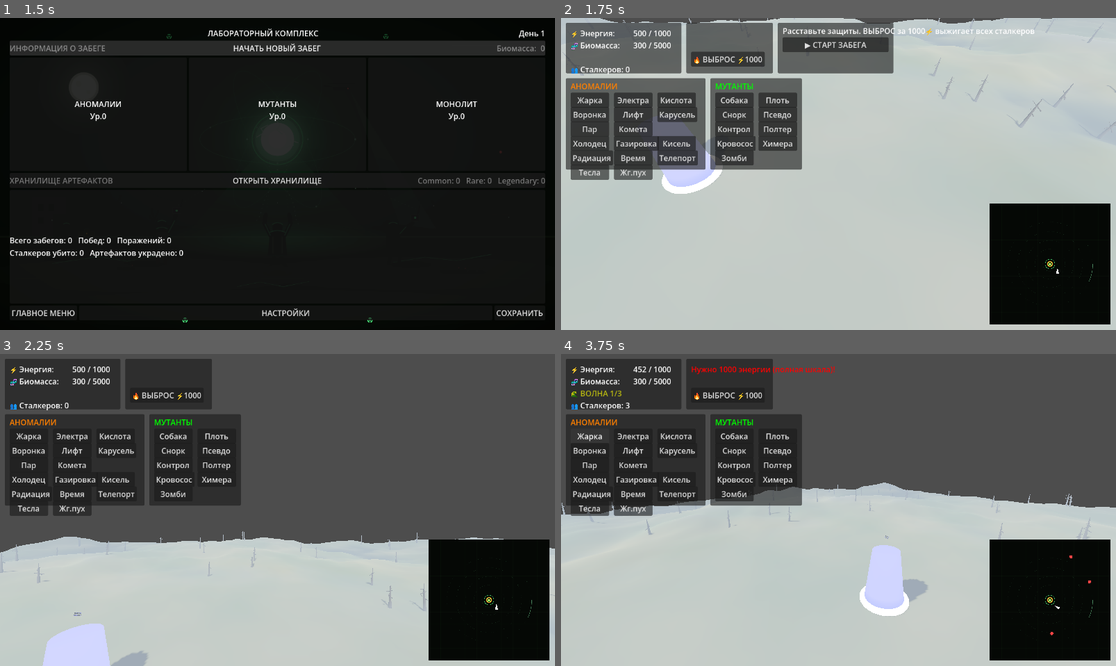
Above: before the commit, frames 1-4 (two rows, left to right).
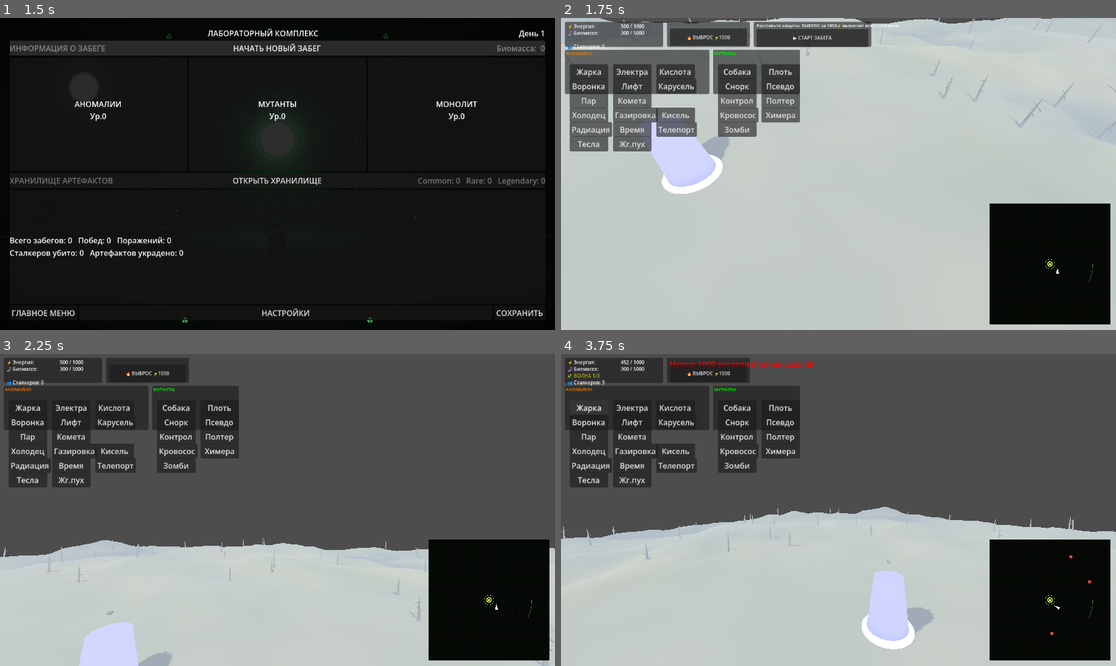
Above: after the commit, the same moments.

Repository: MisStiCc/StalkerRevert
Game: Godot game, scene res://scenes/ui/main_menu.tscn
Same seed, same stepped clock (60 frames per second), same inputs: the game is played once before the commit and once after it.
Inputs:
- Up to frame 1 (1.5 s): click "НОВАЯ ИГРА" at 0.5 s; click "НАЧАТЬ НОВЫЙ ЗАБЕГ" at 1.25 s
- Up to frame 2 (1.75 s): no input
- Up to frame 3 (2.25 s): click "▶ СТАРТ ЗАБЕГА" at 2 s
- Up to frame 4 (3.75 s): click "🔥 ВЫБРОС ⚡1000" at 2.75 s; click "Жарка" at 3.5 s

Frame 1 is identical in both runs. In frame 2, 18% of the frame differs, in the area x 0-86%, y 1-52%; in frame 3, 13%; in frame 4, 19%, in the area x 0-100%, y 1-95%.

Commit message:
ui: все панели в компактном верхнем блоке (высота 158) + nav-настройка стыков
- HUD: ряд 1 (высота 60) - Ресурсы | Выброс | Старт; ряд 2 вплотную
  (66-158) - Аномалии 4x4 кнопки и Мутанты 3x3, шрифт 10; весь блок
  заканчивается на y=158 - экран ниже свободен
- project.godot: navigation/3d/merge_rasterizer_cell_scale=0.5 -
  ошибки стыков чанковых навмешей (edge errors) снижены до двух
  безобидных предупреждений

Проверено headless: пересечений панелей нет, блок до y=158, волна 17
сталкеров все на рельефе, чанковые навмеши 6214 полигонов.

Diff:
--- a/project.godot
+++ b/project.godot
@@ -14,6 +14,10 @@
 run/main_scene="res://scenes/ui/main_menu.tscn"
 config/features=PackedStringArray("4.6", "Forward Plus")
 config/icon="res://icon.svg"
+
+[navigation]
+
+3d/merge_rasterizer_cell_scale=0.5
 
 [autoload]
 
--- a/ui/hud/hud.tscn
+++ b/ui/hud/hud.tscn
@@ -8,82 +8,92 @@
 script = ExtResource("1")
 
 [node name="Resources" type="Panel" parent="."]
-offset_left = 10.0
-offset_top = 10.0
-offset_right = 250.0
-offset_bottom = 115.0
+offset_left = 8.0
+offset_top = 8.0
+offset_right = 212.0
+offset_bottom = 60.0
 color = Color(0.1, 0.1, 0.1, 0.8)
 
 [node name="EnergyLabel" type="Label" parent="Resources"]
-offset_left = 10.0
-offset_top = 10.0
+offset_left = 6.0
+offset_top = 2.0
+theme_override_font_sizes/font_size = 10
 text = "⚡ Энергия:"
 
 [node name="EnergyValue" type="Label" parent="Resources"]
-offset_left = 140.0
-offset_top = 10.0
+offset_left = 116.0
+offset_top = 2.0
+theme_override_font_sizes/font_size = 10
 text = "0"
 
 [node name="BiomassLabel" type="Label" parent="Resources"]
-offset_left = 10.0
-offset_top = 35.0
+offset_left = 6.0
+offset_top = 16.0
+theme_override_font_sizes/font_size = 10
 text = "🧬 Биомасса:"
 
 [node name="BiomassValue" type="Label" parent="Resources"]
-offset_left = 140.0
-offset_top = 35.0
+offset_left = 116.0
+offset_top = 16.0
+theme_override_font_sizes/font_size = 10
 text = "0"
 
 [node name="WaveLabel" type="Label" parent="Resources"]
-offset_left = 10.0
-offset_top = 60.0
+offset_left = 6.0
+offset_top = 30.0
+theme_override_font_sizes/font_size = 10
 text = "🌊 Волна: 0"
 theme_override_colors/font_color = Color(1, 1, 0, 1)
 visible = false
 
 [node name="StalkerCountLabel" type="Label" parent="Resources"]
-offset_left = 10.0
-offset_top = 85.0
+offset_left = 6.0
+offset_top = 44.0
+theme_override_font_sizes/font_size = 10
 text = "👥 Сталкеров: 0"
 visible = true
 
 [node name="EmissionPanel" type="Panel" parent="."]
-offset_left = 260.0
-offset_top = 10.0
-offset_right = 440.0
-offset_bottom = 115.0
+offset_left = 220.0
+offset_top = 8.0
+offset_right = 392.0
+offset_bottom = 60.0
 color = Color(0.1, 0.1, 0.1, 0.8)
 
 [node name="EmissionLabel" type="Label" parent="EmissionPanel"]
-offset_left = 10.0
-offset_top = 10.0
+offset_left = 6.0
+offset_top = 1.0
+theme_override_font_sizes/font_size = 10
 text = ""
 theme_override_colors/font_color = Color(1, 0, 0, 1)
 theme_override_font_sizes/font_size = 16
 
 [node name="EmissionTimerLabel" type="Label" parent="EmissionPanel"]
-offset_left = 10.0
-offset_top = 35.0
+offset_left = 96.0
+offset_top = 1.0
+theme_override_font_sizes/font_size = 10
 text = ""
 theme_override_colors/font_color = Color(1, 0.5, 0, 1)
 
 [node name="EmissionButton" type="Button" parent="EmissionPanel"]
-offset_left = 10.0
-offset_top = 60.0
-offset_right = 160.0
-offset_bottom = 85.0
+offset_left = 6.0
+offset_top = 14.0
+offset_right = 166.0
+offset_bottom = 50.0
+theme_override_font_sizes/font_size = 10
 text = "🔥 ВЫБРОС ⚡1000"
 
 [node name="AnomalyPanel" type="Panel" parent="."]
-offset_left = 10.0
-offset_top = 125.0
-offset_right = 300.0
-offset_bottom = 315.0
+offset_left = 8.0
+offset_top = 66.0
+offset_right = 308.0
+offset_bottom = 158.0
 color = Color(0.1, 0.1, 0.1, 0.8)
 
 [node name="Title" type="Label" parent="AnomalyPanel"]
-offset_left = 10.0
-offset_top = 5.0
+offset_left = 2.0
+offset_top = 1.0
+theme_override_font_sizes/font_size = 9
 text = "АНОМАЛИИ"
 theme_override_colors/font_color = Color(1, 0.5, 0, 1)
 
@@ -200,15 +210,16 @@
 text = "Жг.пух"
 
 [node name="MutantPanel" type="Panel" parent="."]
-offset_left = 310.0
-offset_top = 125.0
-offset_right = 500.0
-offset_bottom = 315.0
+offset_left = 316.0
+offset_top = 66.0
+offset_right = 496.0
+offset_bottom = 158.0
 color = Color(0.1, 0.1, 0.1, 0.8)
 
 [node name="Title" type="Label" parent="MutantPanel"]
-offset_left = 10.0
-offset_top = 5.0
+offset_left = 2.0
+offset_top = 1.0
+theme_override_font_sizes/font_size = 9
 text = "МУТАНТЫ"
 theme_override_colors/font_color = Color(0, 1, 0, 1)
 
@@ -276,23 +287,25 @@
 text = "Зомби"
 
 [node name="StartPanel" type="Panel" parent="."]
-offset_left = 450.0
-offset_top = 10.0
-offset_right = 690.0
-offset_bottom = 115.0
+offset_left = 400.0
+offset_top = 8.0
+offset_right = 644.0
+offset_bottom = 60.0
 
 [node name="StartHint" type="Label" parent="StartPanel"]
-offset_left = 10.0
-offset_top = 5.0
-offset_right = 230.0
-offset_bottom = 25.0
+offset_left = 6.0
+offset_top = 1.0
+offset_right = 236.0
+offset_bottom = 13.0
+theme_override_font_sizes/font_size = 9
 text = "Расставьте защиты. ВЫБРОС за 1000⚡ выжигает всех сталкеров"
 
 [node name="StartRunButton" type="Button" parent="StartPanel"]
-offset_left = 10.0
-offset_top = 30.0
-offset_right = 230.0
-offset_bottom = 60.0
+offset_left = 6.0
+offset_top = 15.0
+offset_right = 238.0
+offset_bottom = 52.0
+theme_override_font_sizes/font_size = 10
 text = "▶ СТАРТ ЗАБЕГА"
 
 [node name="Minimap" type="Panel" parent="."]
